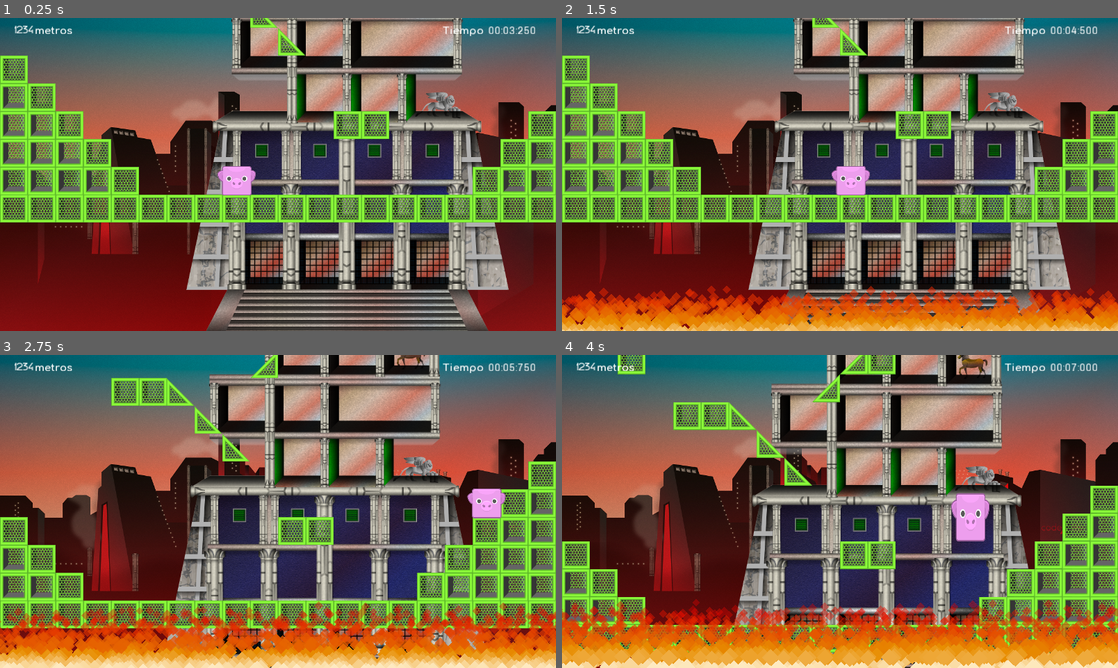
Above: before the commit, frames 1-4 (two rows, left to right).
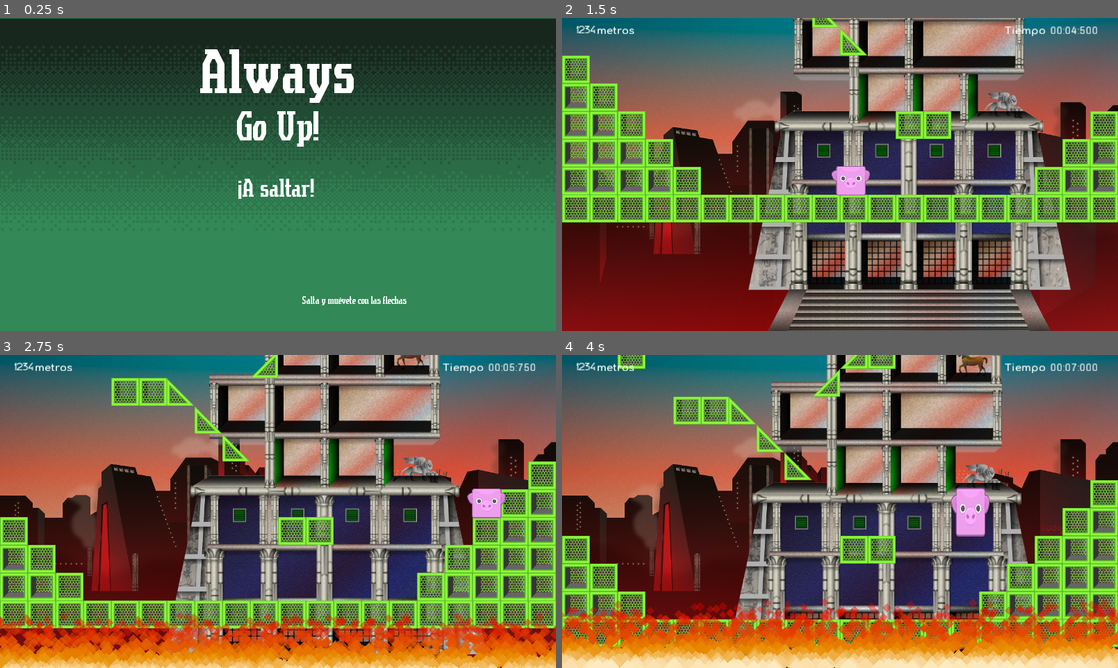
Above: after the commit, the same moments.

Repository: codeattack-medialab/AlwaysGoUp
Game: Godot game, scene res://Start.tscn
Same seed, same stepped clock (60 frames per second), same inputs: the game is played once before the commit and once after it.
Inputs (mouse positions are in pixels of both pictures, inside the frame that each line leads up to):
- Up to frame 1 (0.25 s): no input
- Up to frame 2 (1.5 s): click (840, 190) at 0.5 s, where only the run after the commit has a clickable "¡A saltar!"; hold Right (move_right) from 1.28 s (still down)
- Up to frame 3 (2.75 s): keep holding Right (move_right); tap Up (jump) at 1.52, 2.27 s
- Up to frame 4 (4 s): release Right (move_right) at 2.78 s; hold Left (move_left) 2.78-3.53 s; hold Right (move_right) from 3.53 s (still down); tap Up (jump) at 3.77 s

The runs differ from the first frame. In frame 1, 99% of the frame differs, in the area x 0-100%, y 0-100%; in frame 2, 11%; in frame 3, 12%; in frame 4, 28%.
Error in both runs: Invalid set index 'text' (on base: 'Label (ScoreInMeters.gd)') with value of type 'int'. (res://ScoreInMeters.gd:13)

Commit message:
Include changes sent by Rubén (Start scene)

Diff:
--- /dev/null
+++ b/Button.gd
@@ -0,0 +1,8 @@
+extends Button
+
+# class member variables go here, for example:
+# var a = 2
+# var b = "textvar"
+func _on_Button_pressed():
+	pass
+	get_node("AnimationPlayer").play("transicion")
--- a/Start.tscn
+++ b/Start.tscn
@@ -1,7 +1,311 @@
-[gd_scene load_steps=2 format=2]
-
-[ext_resource path="res://Start.gd" type="Script" id=1]
-
-[node name="Start" type="Node"]
+[gd_scene load_steps=13 format=2]
+
+[ext_resource path="res://pantalla principal.gd" type="Script" id=1]
+[ext_resource path="res://Background/skill-desc_0003_bg.png" type="Texture" id=2]
+[ext_resource path="res://Font/Start font/expection.ttf" type="DynamicFontData" id=3]
+[ext_resource path="res://Button.gd" type="Script" id=4]
+
+[sub_resource type="DynamicFont" id=1]
+
+size = 30
+use_mipmaps = false
+use_filter = false
+font_data = ExtResource( 3 )
+_sections_unfolded = [ "Font", "Resource", "Settings" ]
+
+[sub_resource type="Animation" id=2]
+
+length = 1.0
+loop = false
+step = 0.1
+tracks/0/type = "value"
+tracks/0/path = NodePath(".:color")
+tracks/0/interp = 1
+tracks/0/loop_wrap = true
+tracks/0/imported = false
+tracks/0/enabled = true
+tracks/0/keys = {
+"times": PoolRealArray( 0, 0.5 ),
+"transitions": PoolRealArray( 1, 1 ),
+"update": 0,
+"values": [ Color( 0.222656, 0.0147858, 0.0147858, 0 ), Color( 0.222656, 0.0147858, 0.0147858, 1 ) ]
+}
+tracks/1/type = "value"
+tracks/1/path = NodePath("..:layer")
+tracks/1/interp = 1
+tracks/1/loop_wrap = true
+tracks/1/imported = false
+tracks/1/enabled = true
+tracks/1/keys = {
+"times": PoolRealArray( 0 ),
+"transitions": PoolRealArray( 1 ),
+"update": 1,
+"values": [ 3 ]
+}
+tracks/2/type = "method"
+tracks/2/path = NodePath("../..")
+tracks/2/interp = 1
+tracks/2/loop_wrap = true
+tracks/2/imported = false
+tracks/2/enabled = true
+tracks/2/keys = {
+"times": PoolRealArray( 0.5 ),
+"transitions": PoolRealArray( 1 ),
+"values": [ {
+"args": [  ],
+"method": "_to_game"
+} ]
+}
+
+[sub_resource type="DynamicFontData" id=3]
+
+hinting = 0
+font_path = "res://Font/Start font/expection.ttf"
+_sections_unfolded = [ "Resource" ]
+
+[sub_resource type="DynamicFont" id=4]
+
+size = 180
+use_mipmaps = true
+use_filter = false
+font_data = SubResource( 3 )
+_sections_unfolded = [ "Extra Spacing", "Font", "Font/fallback", "Resource", "Settings" ]
+
+[sub_resource type="DynamicFont" id=5]
+
+size = 120
+use_mipmaps = false
+use_filter = false
+font_data = ExtResource( 3 )
+_sections_unfolded = [ "Extra Spacing", "Font", "Resource", "Settings" ]
+
+[sub_resource type="DynamicFont" id=6]
+
+size = 75
+use_mipmaps = false
+use_filter = false
+font_data = SubResource( 3 )
+_sections_unfolded = [ "Font", "Font/fallback", "Resource", "Settings" ]
+
+[sub_resource type="ShortCut" id=7]
+
+
+[sub_resource type="DynamicFont" id=8]
+
+size = 75
+use_mipmaps = false
+use_filter = false
+font_data = ExtResource( 3 )
+_sections_unfolded = [ "Font", "Resource", "Settings" ]
+
+[node name="pantalla principal" type="Node"]
 
 script = ExtResource( 1 )
+_sections_unfolded = [ "Pause" ]
+__meta__ = {
+"_edit_horizontal_guides_": [ 390.629, -198.54, -196.324, 242.591 ],
+"_edit_vertical_guides_": [ -17.9445, -96.199, -80.2769, -147.946 ]
+}
+
+[node name="CanvasLayer" type="CanvasLayer" parent="." index="0"]
+
+layer = -1
+offset = Vector2( 0, 0 )
+rotation = 0.0
+scale = Vector2( 1, 1 )
+transform = Transform2D( 1, 0, 0, 1, 0, 0 )
+
+[node name="Sprite" type="Sprite" parent="CanvasLayer" index="0"]
+
+position = Vector2( 640.424, 362.415 )
+scale = Vector2( 4.71898, 4.51164 )
+texture = ExtResource( 2 )
+_sections_unfolded = [ "Animation", "Material", "Region" ]
+
+[node name="Instrucciones" type="Label" parent="." index="1"]
+
+anchor_left = 0.0
+anchor_top = 0.0
+anchor_right = 0.0
+anchor_bottom = 0.0
+margin_left = 696.0
+margin_top = 636.0
+margin_right = 981.0
+margin_bottom = 678.0
+rect_pivot_offset = Vector2( 0, 0 )
+rect_clip_content = false
+mouse_filter = 2
+mouse_default_cursor_shape = 0
+size_flags_horizontal = 1
+size_flags_vertical = 4
+custom_fonts/font = SubResource( 1 )
+text = "Salta y muévete con las flechas"
+percent_visible = 1.0
+lines_skipped = 0
+max_lines_visible = -1
+_sections_unfolded = [ "custom_colors", "custom_fonts", "custom_styles" ]
+
+[node name="CanvasLayer2" type="CanvasLayer" parent="." index="2"]
+
+layer = -4
+offset = Vector2( 0, 0 )
+rotation = 0.0
+scale = Vector2( 1, 1 )
+transform = Transform2D( 1, 0, 0, 1, 0, 0 )
+
+[node name="ColorRect" type="ColorRect" parent="CanvasLayer2" index="0"]
+
+anchor_left = 0.0
+anchor_top = 0.0
+anchor_right = 1.0
+anchor_bottom = 1.0
+margin_left = -5.0
+margin_right = -5.0
+rect_pivot_offset = Vector2( 0, 0 )
+rect_clip_content = false
+mouse_filter = 0
+mouse_default_cursor_shape = 0
+size_flags_horizontal = 1
+size_flags_vertical = 1
+color = Color( 0.119202, 0.492188, 0.229932, 0.707176 )
+_sections_unfolded = [ "Anchor", "Grow Direction", "Margin" ]
+
+[node name="AnimationPlayer" type="AnimationPlayer" parent="CanvasLayer2/ColorRect" index="0"]
+
+root_node = NodePath("..")
+autoplay = ""
+playback_process_mode = 1
+playback_default_blend_time = 0.0
+playback_speed = 1.0
+anims/transicion = SubResource( 2 )
+blend_times = [  ]
+
+[node name="Titulo" type="VBoxContainer" parent="." index="3"]
+
+anchor_left = 0.0
+anchor_top = 0.0
+anchor_right = 1.0
+anchor_bottom = 0.0
+margin_left = 200.0
+margin_top = 50.0
+margin_right = -200.0
+margin_bottom = 321.0
+rect_pivot_offset = Vector2( 0, 0 )
+rect_clip_content = false
+mouse_filter = 1
+mouse_default_cursor_shape = 0
+size_flags_horizontal = 1
+size_flags_vertical = 0
+alignment = 1
+_sections_unfolded = [ "Grow Direction", "Margin", "Mouse", "Rect", "Size Flags" ]
+
+[node name="titulo" type="Label" parent="Titulo" index="0"]
+
+anchor_left = 0.0
+anchor_top = 0.0
+anchor_right = 0.0
+anchor_bottom = 0.0
+margin_right = 880.0
+margin_bottom = 147.0
+rect_pivot_offset = Vector2( 0, 0 )
+rect_clip_content = false
+mouse_filter = 2
+mouse_default_cursor_shape = 0
+size_flags_horizontal = 1
+size_flags_vertical = 0
+custom_fonts/font = SubResource( 4 )
+text = "Always"
+align = 1
+percent_visible = 1.0
+lines_skipped = 0
+max_lines_visible = 1
+_sections_unfolded = [ "Anchor", "Focus", "Hint", "Margin", "Rect", "Size Flags", "custom_colors", "custom_fonts", "custom_styles" ]
+
+[node name="Label" type="Label" parent="Titulo" index="1"]
+
+anchor_left = 0.0
+anchor_top = 0.0
+anchor_right = 0.0
+anchor_bottom = 0.0
+margin_top = 151.0
+margin_right = 880.0
+margin_bottom = 271.0
+rect_pivot_offset = Vector2( 0, 0 )
+rect_clip_content = false
+mouse_filter = 2
+mouse_default_cursor_shape = 0
+size_flags_horizontal = 1
+size_flags_vertical = 3
+custom_fonts/font = SubResource( 5 )
+text = "Go Up!"
+align = 1
+percent_visible = 1.0
+lines_skipped = 0
+max_lines_visible = -1
+_sections_unfolded = [ "Size Flags", "custom_fonts" ]
+
+[node name="HBoxContainer2" type="Container" parent="." index="4"]
+
+anchor_left = 0.0
+anchor_top = 0.5
+anchor_right = 1.0
+anchor_bottom = 0.5
+margin_bottom = 68.0
+rect_pivot_offset = Vector2( 0, 0 )
+rect_clip_content = false
+mouse_filter = 0
+mouse_default_cursor_shape = 0
+size_flags_horizontal = 1
+size_flags_vertical = 1
+_sections_unfolded = [ "Anchor", "Grow Direction", "Margin", "Rect" ]
+
+[node name="Map1" type="Button" parent="HBoxContainer2" index="0"]
+
+light_mask = 0
+anchor_left = 0.5
+anchor_top = 0.5
+anchor_right = 0.5
+anchor_bottom = 0.5
+margin_left = -91.0
+margin_top = -34.0
+margin_right = 91.0
+margin_bottom = 34.0
+rect_pivot_offset = Vector2( 0, 0 )
+rect_clip_content = false
+focus_mode = 2
+mouse_filter = 0
+mouse_default_cursor_shape = 0
+size_flags_horizontal = 1
+size_flags_vertical = 1
+custom_fonts/font = SubResource( 6 )
+custom_colors/font_color_disabled = Color( 1, 1, 1, 1 )
+toggle_mode = false
+action_mode = 0
+enabled_focus_mode = 2
+shortcut = SubResource( 7 )
+group = null
+flat = true
+align = 0
+script = ExtResource( 4 )
+_sections_unfolded = [ "Material", "Rect", "Visibility", "custom_colors", "custom_fonts" ]
+
+[node name="Label" type="Label" parent="HBoxContainer2/Map1" index="0"]
+
+anchor_left = 0.0
+anchor_top = 0.0
+anchor_right = 1.0
+anchor_bottom = 1.0
+rect_pivot_offset = Vector2( 0, 0 )
+rect_clip_content = false
+mouse_filter = 2
+mouse_default_cursor_shape = 0
+size_flags_horizontal = 1
+size_flags_vertical = 4
+custom_fonts/font = SubResource( 8 )
+text = "¡A saltar!"
+percent_visible = 1.0
+lines_skipped = 0
+max_lines_visible = -1
+_sections_unfolded = [ "Anchor", "Hint", "Margin", "Mouse", "custom_colors", "custom_fonts", "custom_styles" ]
+
+[connection signal="pressed" from="HBoxContainer2/Map1" to="." method="_on_Map1_pressed"]
--- /dev/null
+++ b/pantalla principal.gd
@@ -0,0 +1,12 @@
+extends Node
+
+# class member variables go here, for example:
+# var a = 2
+# var b = "textvar"
+
+signal game_start
+
+func _on_Map1_pressed():
+	get_node("CanvasLayer2/ColorRect/AnimationPlayer").play("transicion")
+func _to_game():
+	Global.go_to_scene("res://Game.tscn")
Binary file added: Background/skill-desc_0003_bg.png
Not shown, added: Background/skill-desc_0003_bg.png.import
Not shown, added: Background/skill-desc_0003_bg.txt
